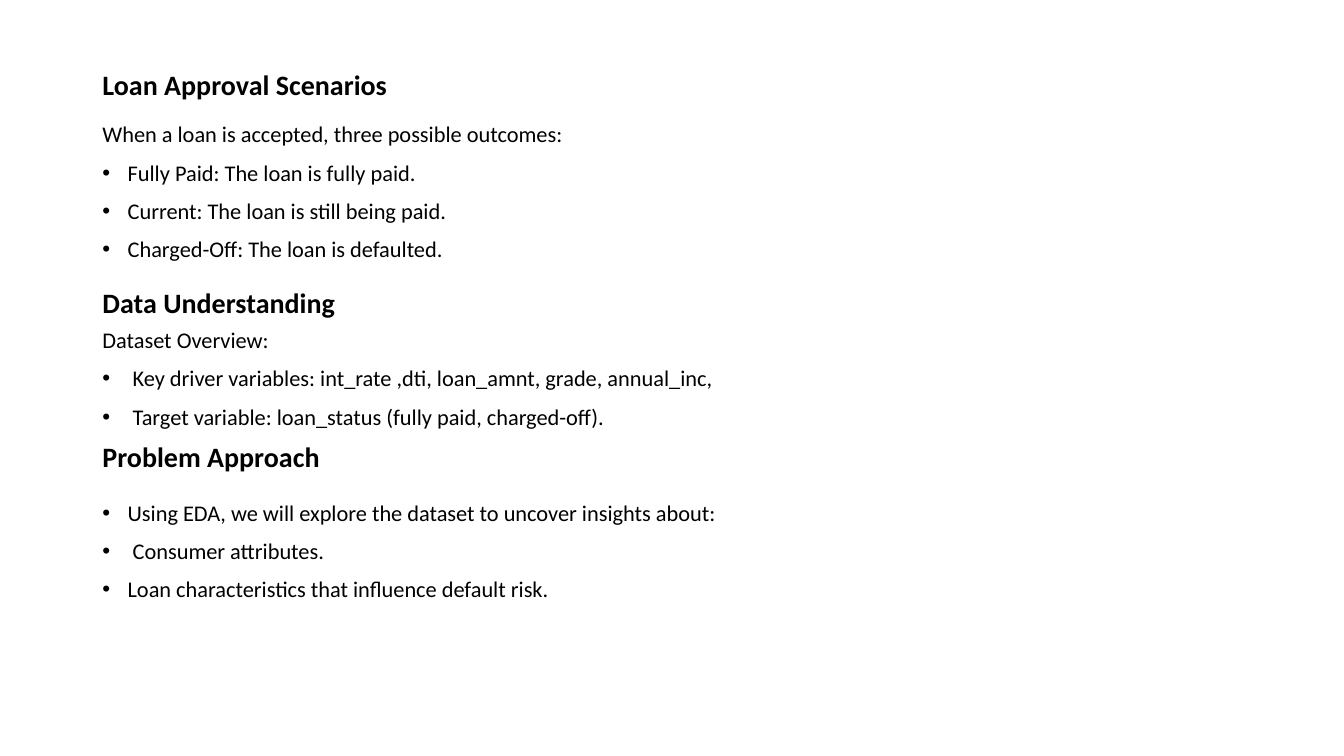
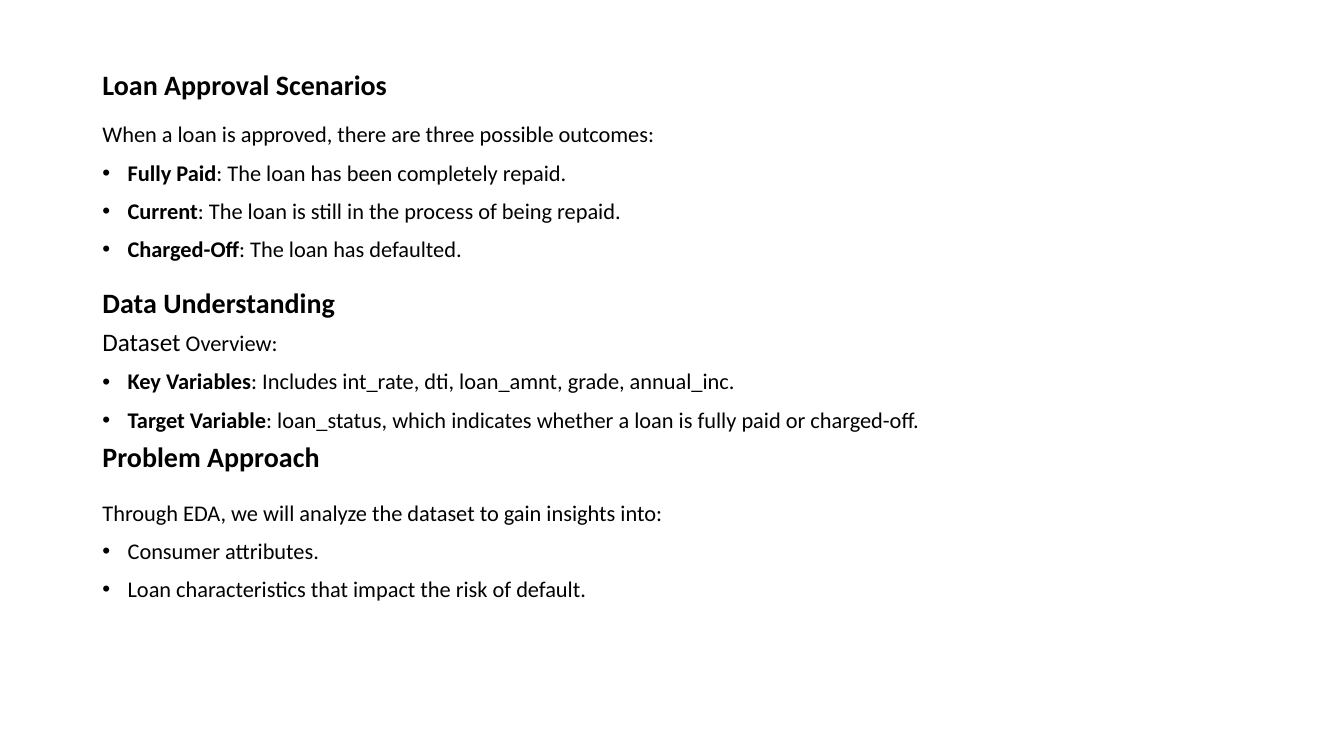
Before and after one commit to mkomera/Lending_ClubCase_Study, a slide deck: slide 3 of Lending_Club_Case_study.pptx. Drawn at 1344x756 pixels with LibreOffice and Linux fonts; fonts in the diff are those of the drawing. Boxes give left, top, right and bottom in pixels: in the first picture for what was removed or moved away, otherwise in the second. Text is boxed around its words. In the diff, an @@ line names an element or a change of style, - is before the commit and + after.

```diff
--- a/Lending_Club_Case_study.pptx
+++ b/Lending_Club_Case_study.pptx
@@ text at (102, 126, 654, 261): text changed @@
-When a loan is accepted, three possible outcomes:
-• Fully Paid: The loan is fully paid.
-• Current: The loan is still being paid.
-• Charged-Off: The loan is defaulted.
+When a loan is approved, there are three possible outcomes:
+• Fully Paid: The loan has been completely repaid.
+• Current: The loan is still in the process of being repaid.
+• Charged-Off: The loan has defaulted.
@@ text at (102, 334, 278, 352): size 16 to 18 pt in "Dataset" @@
@@ text at (128, 373, 918, 432): text changed @@
-• Key driver variables: int_rate ,dti, loan_amnt, grade, annual_inc,
-• Target variable: loan_status (fully paid, charged-off).
+• Key Variables: Includes int_rate, dti, loan_amnt, grade, annual_inc.
+• Target Variable: loan_status, which indicates whether a loan is fully paid or charged-off.
@@ text at (102, 505, 662, 525): text changed @@
-• Using EDA, we will explore the dataset to uncover insights about:
+Through EDA, we will analyze the dataset to gain insights into:
@@ text at (128, 581, 586, 601): text changed @@
-• Loan characteristics that influence default risk.
+• Loan characteristics that impact the risk of default.
```
Also in this commit, not shown: 5 other slides changed, 5 slides added, 2 slides removed.
